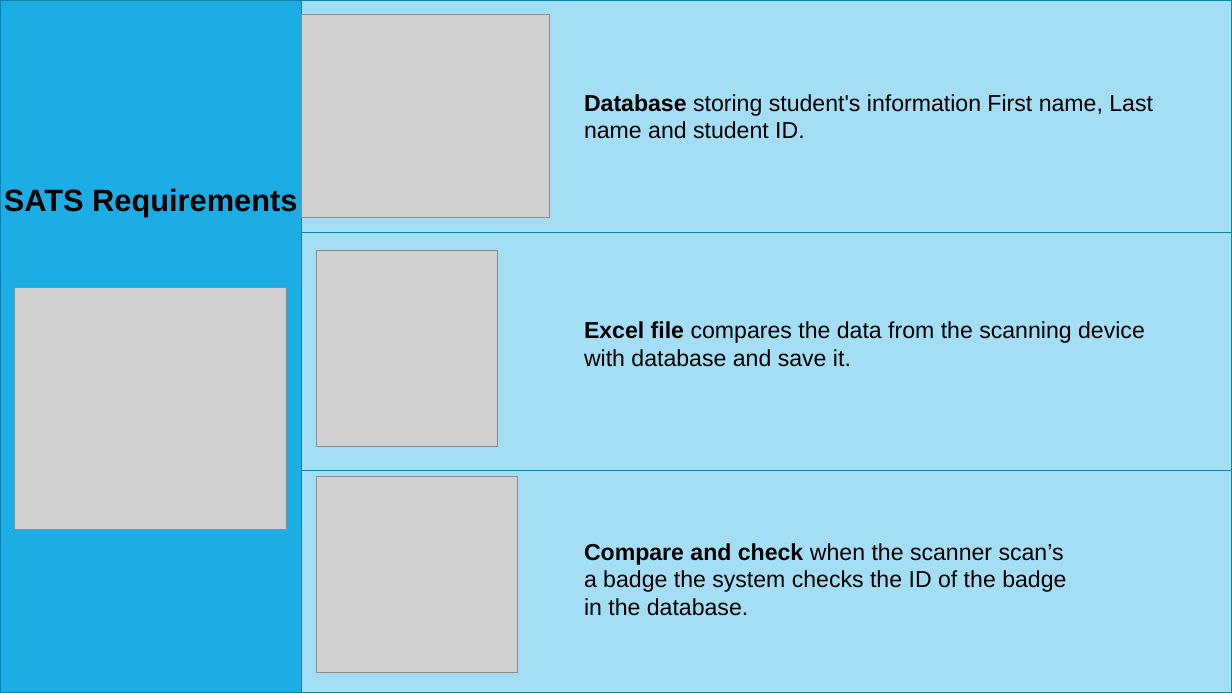
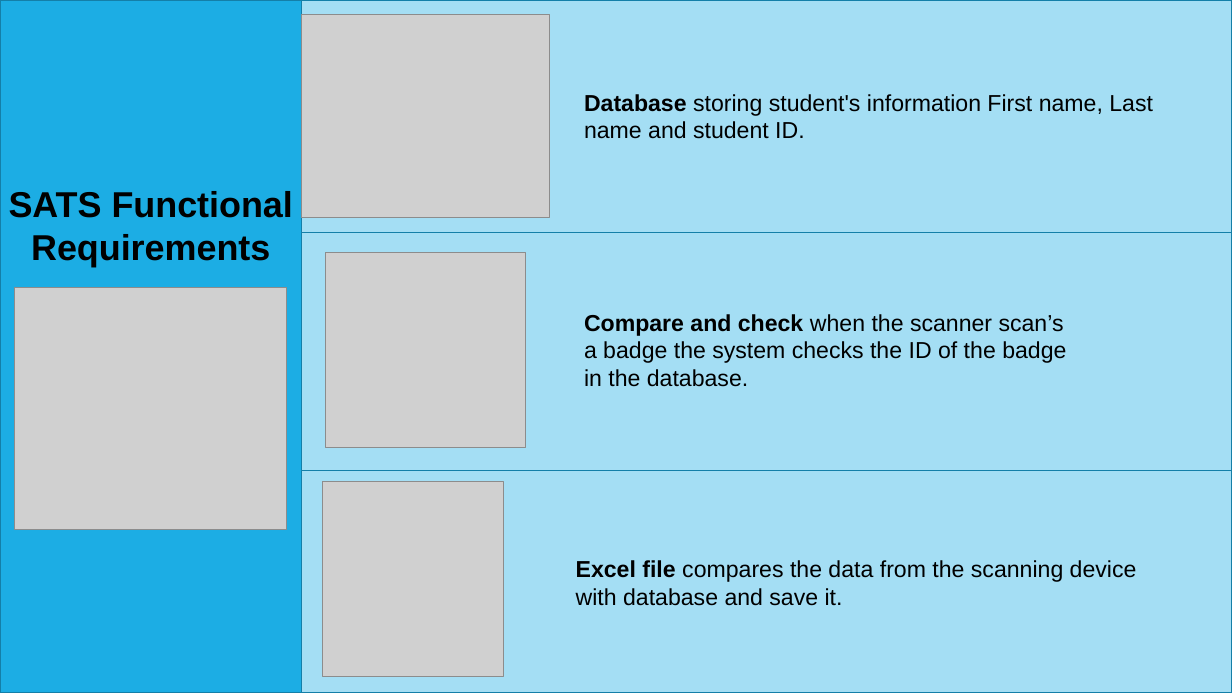
Before and after one commit to hashem-ali/SATS, a slide deck: slide 10 of ProjectPhases/Project-Phase-03-CS310-F-171.pptx. Drawn at 1232x693 pixels with LibreOffice and Linux fonts; fonts in the diff are those of the drawing; grey boxes stand for pictures. Boxes give left, top, right and bottom in pixels: in the first picture for what was removed or moved away, otherwise in the second. Text is boxed around its words. In the diff, an @@ line names an element or a change of style, - is before the commit and + after.

```diff
--- a/ProjectPhases/Project-Phase-03-CS310-F-171.pptx
+++ b/ProjectPhases/Project-Phase-03-CS310-F-171.pptx
@@ text at <box>9,191,293,267</box>: text changed; size 24 to 28 pt @@
-SATS Requirements
+SATS Functional Requirements
@@ picture: place and size @@
-picture at <box>316,477,517,672</box>
+picture at <box>325,252,526,447</box>
@@ text "Compare and check when the ...": place and size @@
-text "Compare and check when the ..." at <box>584,543,1066,616</box>
+text "Compare and check when the ..." at <box>584,314,1066,387</box>
@@ picture: place and size @@
-picture at <box>316,250,497,445</box>
+picture at <box>322,482,503,677</box>
@@ text "Excel file compares the data ...": place and size @@
-text "Excel file compares the data ..." at <box>584,321,1145,367</box>
+text "Excel file compares the data ..." at <box>576,560,1137,606</box>
```
Also in this commit, not shown: 4 other slides changed, 10 slides added.
